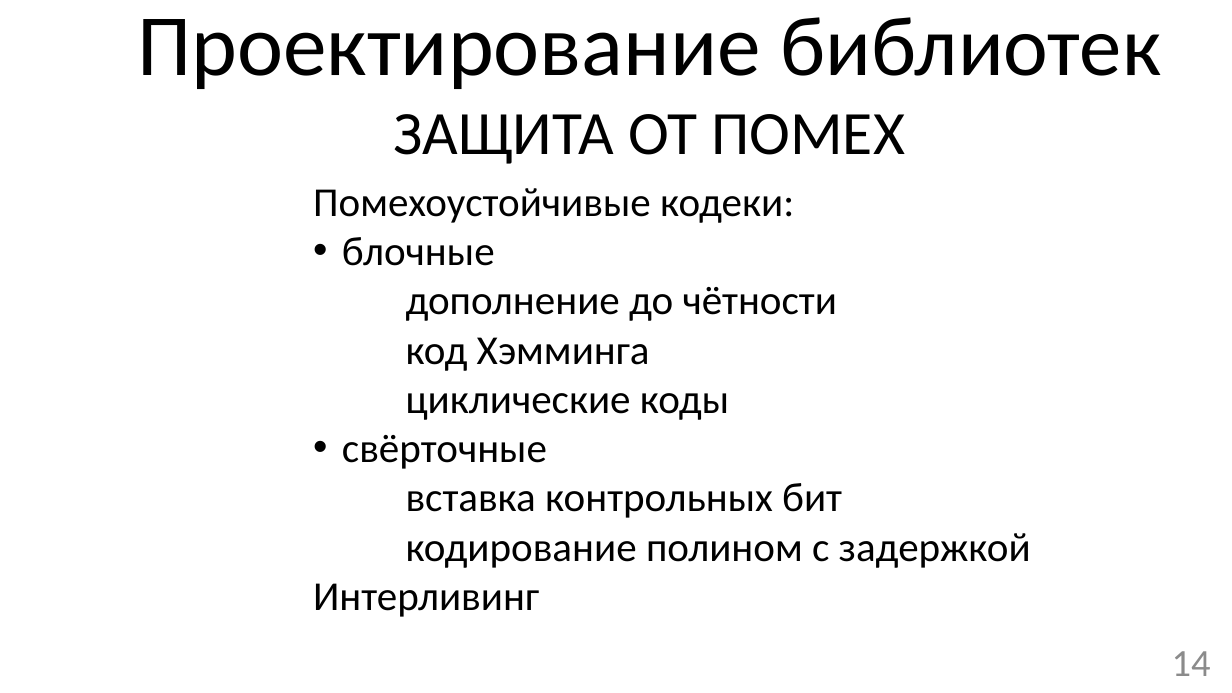
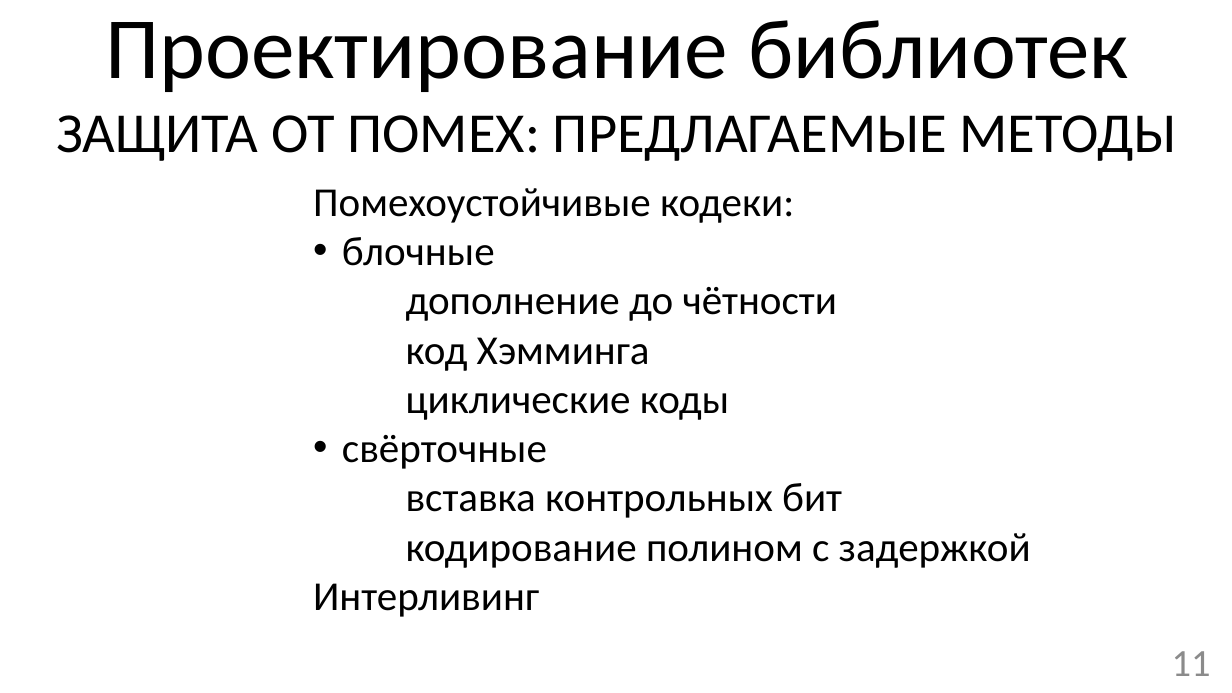
Before and after one commit to mrAdiy/rmsc_bak, a slide deck: slide 11 of Презентация бакалаврской SPEECH.pptx (slide 14 before the commit). Drawn at 1232x693 pixels with LibreOffice and Linux fonts; fonts in the diff are those of the drawing. Boxes give left, top, right and bottom in pixels: in the first picture for what was removed or moved away, otherwise in the second. Text is boxed around its words. In the diff, an @@ line names an element or a change of style, - is before the commit and + after.

```diff
--- a/Презентация бакалаврской SPEECH.pptx
+++ b/Презентация бакалаврской SPEECH.pptx
@@ text "Проектирование библиотек": place and size @@
-text "Проектирование библиотек" at (137, 17, 1162, 164)
+text "Проектирование библиотек" at (56, 20, 1177, 161)
@@ text at (105, 20, 1129, 92): alignment left to centre @@
@@ text at (56, 115, 1177, 161): text changed; size 48 to 44 pt @@
-ЗАЩИТА ОТ ПОМЕХ
+ЗАЩИТА ОТ ПОМЕХ: ПРЕДЛАГАЕМЫЕ МЕТОДЫ
@@ page number at (1172, 651, 1211, 676): text changed @@
-14
+11
```
Also in this commit, not shown: 7 other slides changed, 4 slides added, 8 slides removed, 1 other file.
